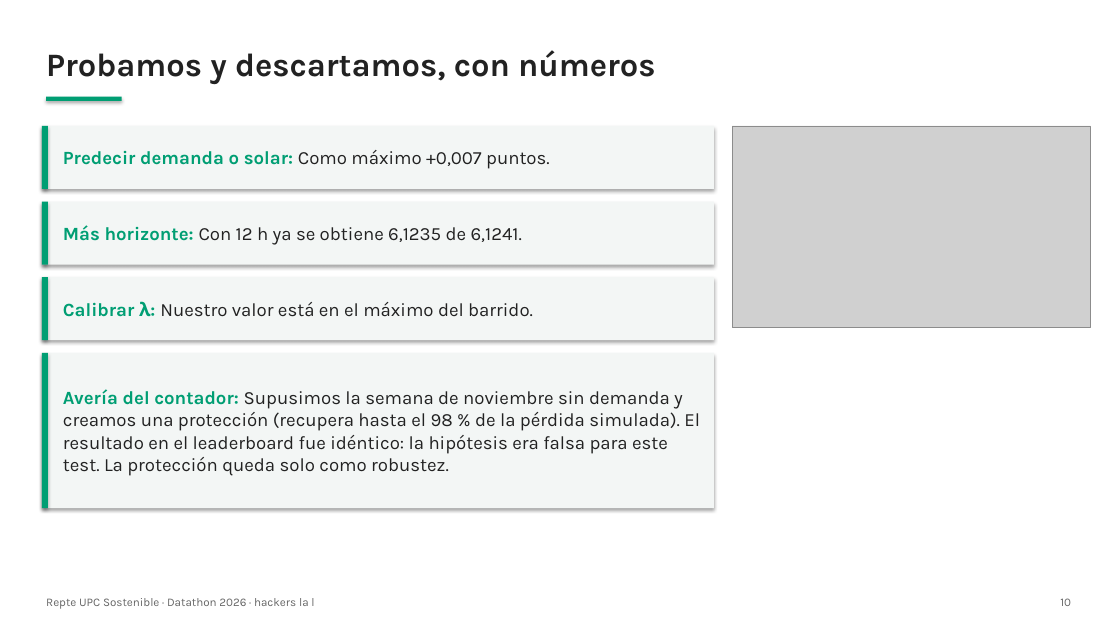
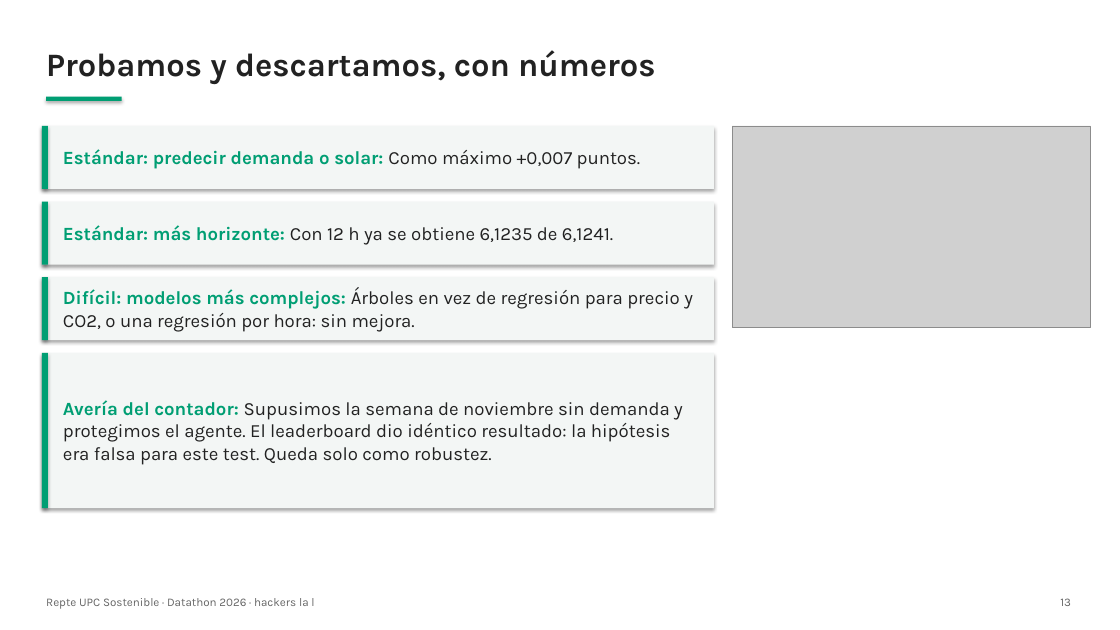
Before and after one commit to barnaredss/datathon2026, a slide deck: slide 13 of slides/presentacion.pptx (slide 10 before the commit). Drawn at 1120x630 pixels with LibreOffice and Linux fonts; fonts in the diff are those of the drawing; grey boxes stand for pictures. Boxes give left, top, right and bottom in pixels: in the first picture for what was removed or moved away, otherwise in the second. Text is boxed around its words. In the diff, an @@ line names an element or a change of style, - is before the commit and + after.

```diff
--- a/slides/presentacion.pptx
+++ b/slides/presentacion.pptx
@@ text at (63, 149, 641, 169): text changed; text colour #222222 to #009E73; bold on @@
-Predecir demanda o solar: Como máximo +0,007 puntos.
+Estándar: predecir demanda o solar: Como máximo +0,007 puntos.
@@ text at (63, 225, 613, 245): text changed @@
-Más horizonte: Con 12 h ya se obtiene 6,1235 de 6,1241.
+Estándar: más horizonte: Con 12 h ya se obtiene 6,1235 de 6,1241.
@@ text at (63, 288, 693, 332): text changed @@
-Calibrar λ: Nuestro valor está en el máximo del barrido.
+Difícil: modelos más complejos: Árboles en vez de regresión para precio y CO2, o una regresión por hora: sin mejora.
@@ text at (63, 400, 683, 465): text changed @@
-Avería del contador: Supusimos la semana de noviembre sin demanda y creamos una protección (recupera hasta el 98 % de la pérdida simulada). El resultado en el leaderboard fue idéntico: la hipótesis era falsa para este test. La protección queda solo como robustez.
+Avería del contador: Supusimos la semana de noviembre sin demanda y protegimos el agente. El leaderboard dio idéntico resultado: la hipótesis era falsa para este test. Queda solo como robustez.
@@ text at (1060, 598, 1071, 606): text changed @@
-10
+13
```
Also in this commit, not shown: 11 other slides changed, 3 slides added, 9 other files.
